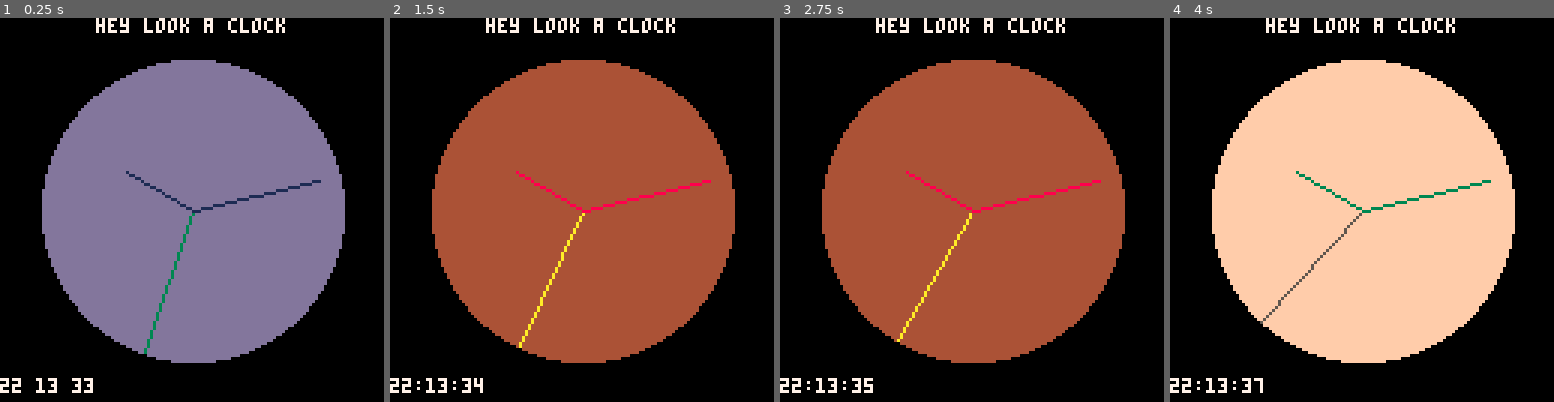
Above: before the commit, frames 1-4 (left to right).
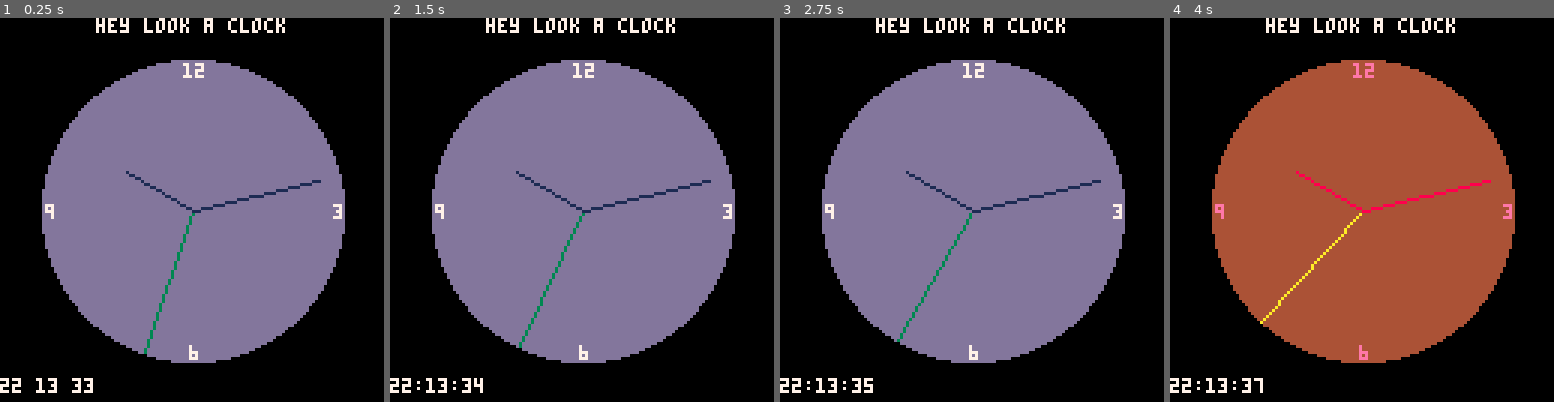
Above: after the commit, the same moments.

Repository: 0x4D5352/mussar.p8
Game: PICO-8 cartridge rndclock.p8
Same seed, same stepped clock (60 frames per second), same inputs: the game is played once before the commit and once after it.
Inputs:
- Up to frame 1 (0.25 s): no input
- Up to frame 2 (1.5 s): no input
- Up to frame 3 (2.75 s): no input
- Up to frame 4 (4 s): no input

The runs differ from the first frame. In frame 1, 0.3% of the frame differs, in the area x 11-90%, y 11-90%; in frame 2, 49%, in the area x 10-90%, y 10-90%; in frame 3, 49%; in frame 4, 49%.

Commit message:
add cardinal direction hours

Diff:
--- a/rndclock.p8
+++ b/rndclock.p8
@@ -61,7 +61,7 @@
 end
 
 function _draw()
-	if rnd() > 0.95 then
+	if rnd() > 0.98 then
 		current = rndcolor()
 	end
  local lcolor = current + 4
@@ -72,12 +72,18 @@
 		circ(64,64,r,lcolor + 1)
 	end
 
+	line(64,64, second['x'], second['y'], lcolor + 2)
 
-	line(64,64, second['x'], second['y'], lcolor + 2)
+	print("12", 61, 15, lcolor + 6)
+	print("3", 111, 62, lcolor + 6)
+	print("6", 63, 109, lcolor + 6)
+	print("9", 15, 62, lcolor + 6)
+
 
 	line(64, 64, minute['x'], minute['y'], lcolor)
 
 	line(64, 64, hour['x'], hour['y'], lcolor)
+
 
 	print("hey look a clock",32,0, 7)
 	print(time,0,120,7)
